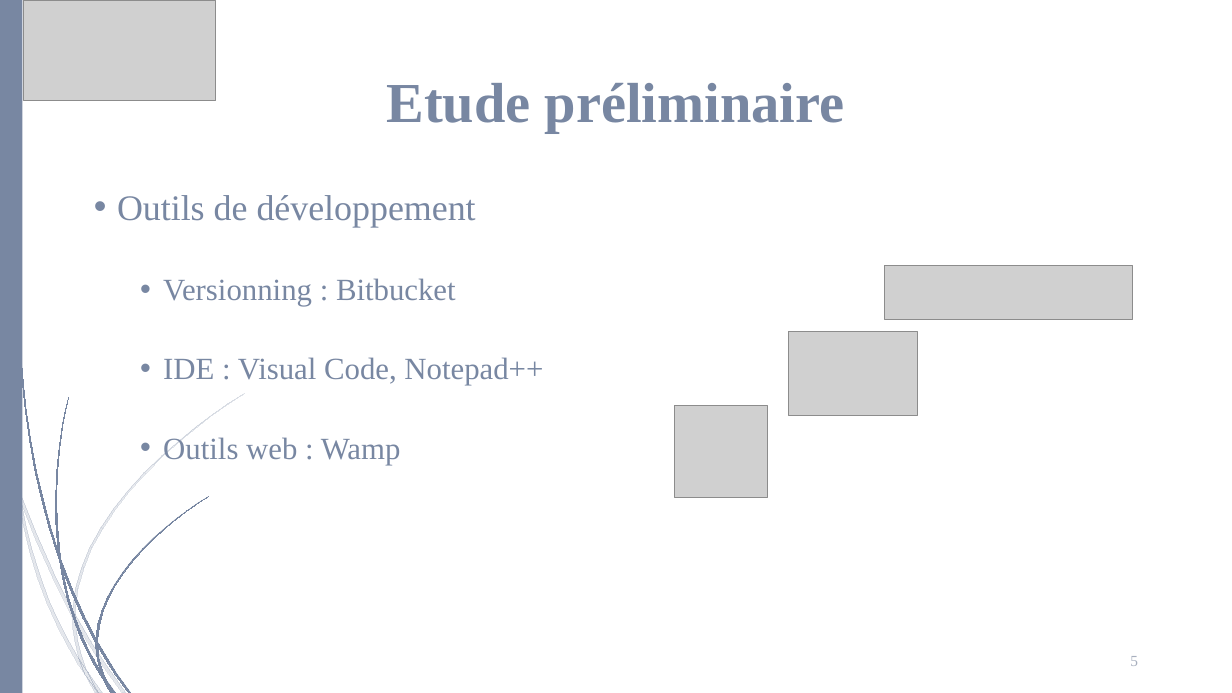
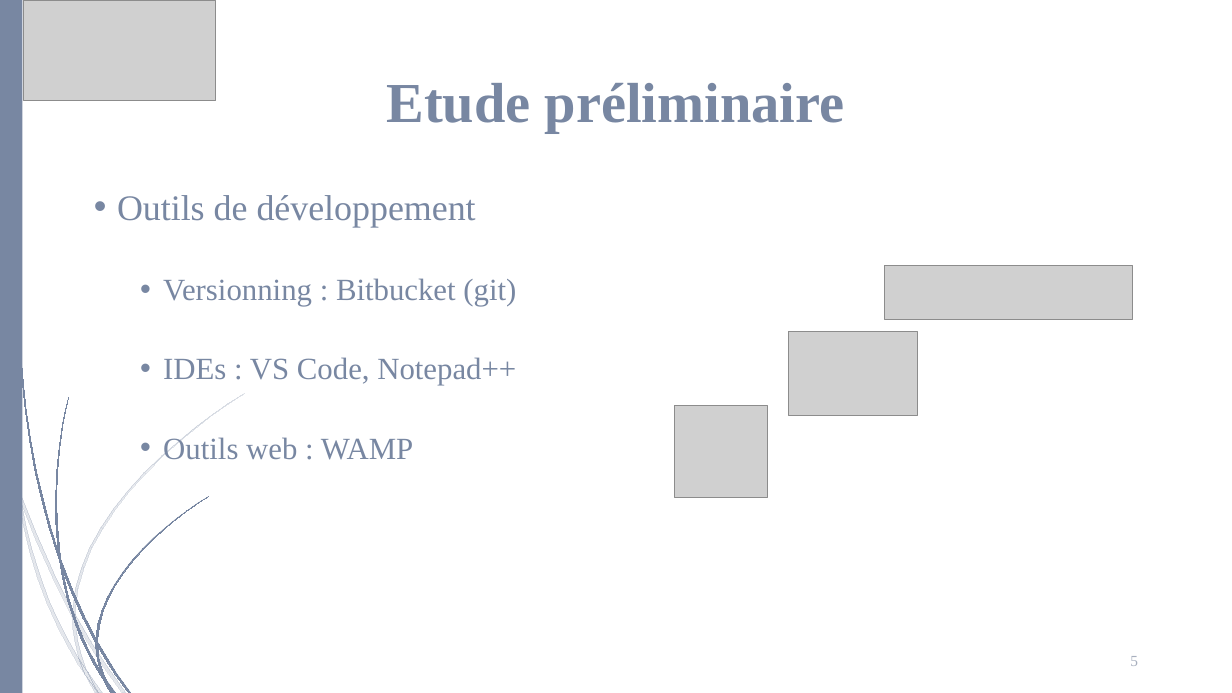
Before and after one commit to Lowxorx/webapprila, a slide deck: slide 5 of Documentation/Presentation/Projet web.pptx. Drawn at 1232x693 pixels with LibreOffice and Linux fonts; fonts in the diff are those of the drawing; grey boxes stand for pictures. Boxes give left, top, right and bottom in pixels: in the first picture for what was removed or moved away, otherwise in the second. Text is boxed around its words. In the diff, an @@ line names an element or a change of style, - is before the commit and + after.

```diff
--- a/Documentation/Presentation/Projet web.pptx
+++ b/Documentation/Presentation/Projet web.pptx
@@ text at [163, 278, 516, 460]: text changed @@
-  • Versionning : Bitbucket
-  • IDE : Visual Code, Notepad++
-  • Outils web : Wamp
+  • Versionning : Bitbucket (git)
+  • IDEs : VS Code, Notepad++
+  • Outils web : WAMP
```
Also in this commit, not shown: 1 other slide changed.
